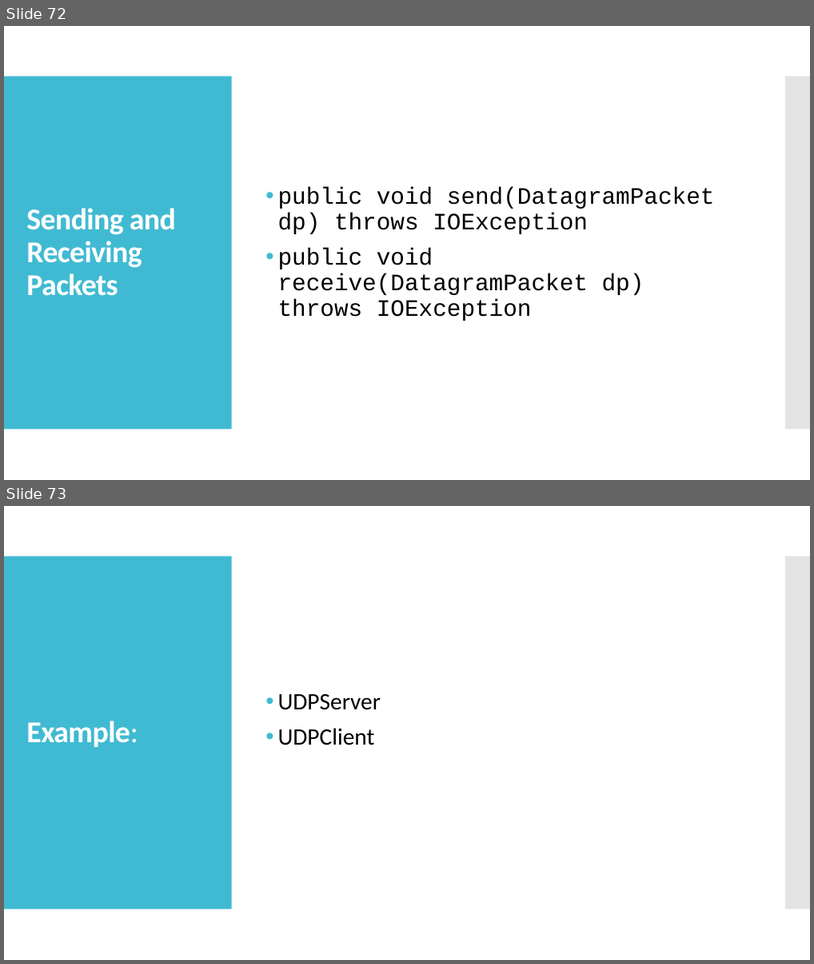
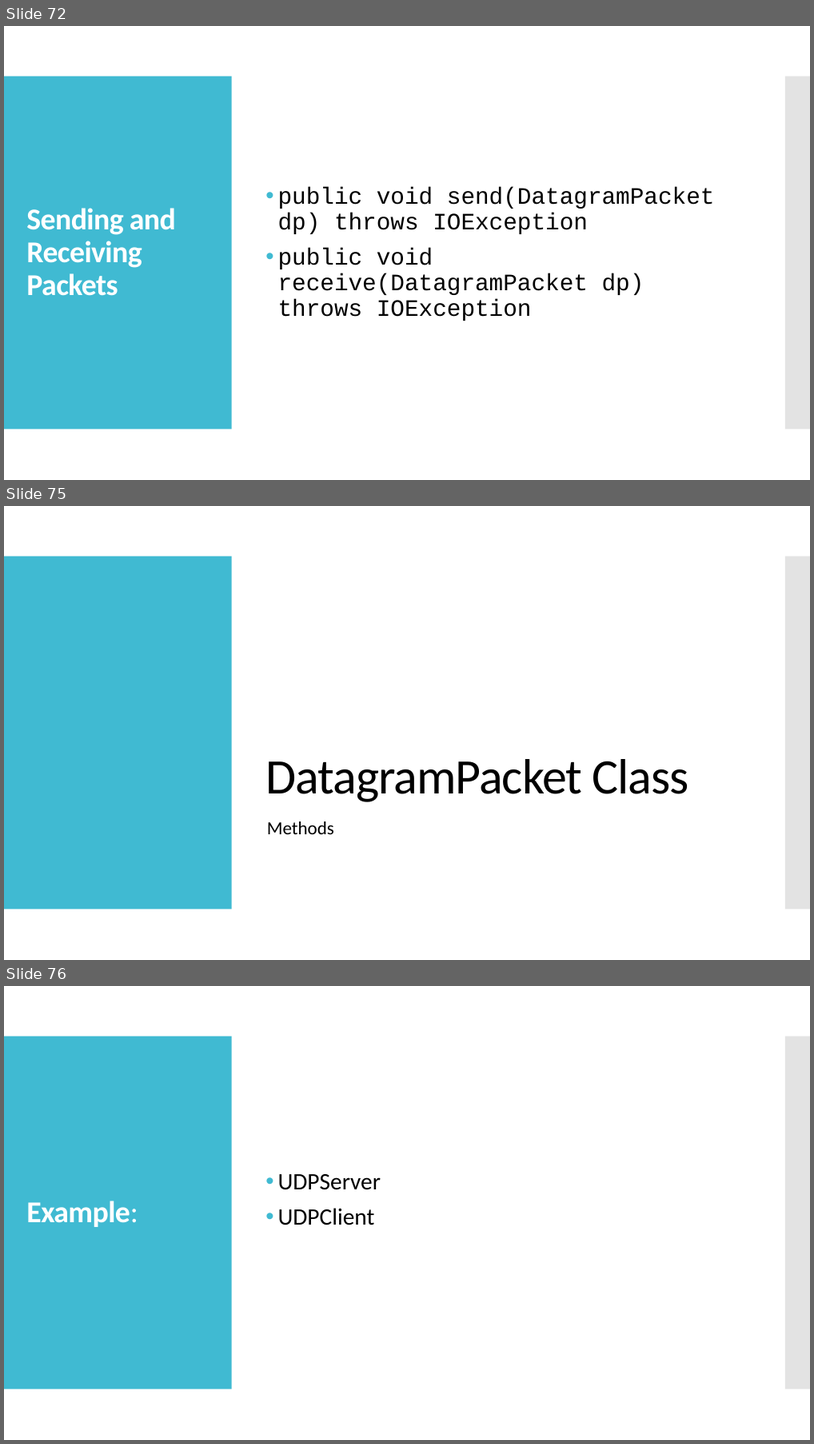
Before and after one commit to jrambasana/AJP2022-code, a slide deck: Slides/AJP - Unit 1 - Java Networking.pptx. Shown one above the other, each under a label of ours: slides 72 and 73 before the commit, slides 72, 75 and 76 after it; the slides between them are not shown. The pictures are 814x964 and 814x1444 pixels, drawn with LibreOffice and Linux fonts; fonts in the diff are those of the drawing. Boxes give left, top, right and bottom in pixels: in the first picture for what was removed or moved away, otherwise in the second. Text is boxed around its words. In the diff, an @@ line names an element or a change of style, - is before the commit and + after.

```diff
--- a/Slides/AJP - Unit 1 - Java Networking.pptx
+++ b/Slides/AJP - Unit 1 - Java Networking.pptx
@@ slide 75 added at box(4, 506, 810, 960), background #FFFFFF; not listed: 2 template elements that a slide beside it also shows @@
@@ title added at box(266, 759, 689, 802), 59 pt, text #000000 @@
+DatagramPacket Class
@@ text added at box(267, 821, 334, 834), 22 pt, text #000000 @@
+Methods
@@ what was slide 73 is now slide 76 @@
```
Also in this commit, not shown: 6 slides changed, 2 other slides added, 4 other files.
